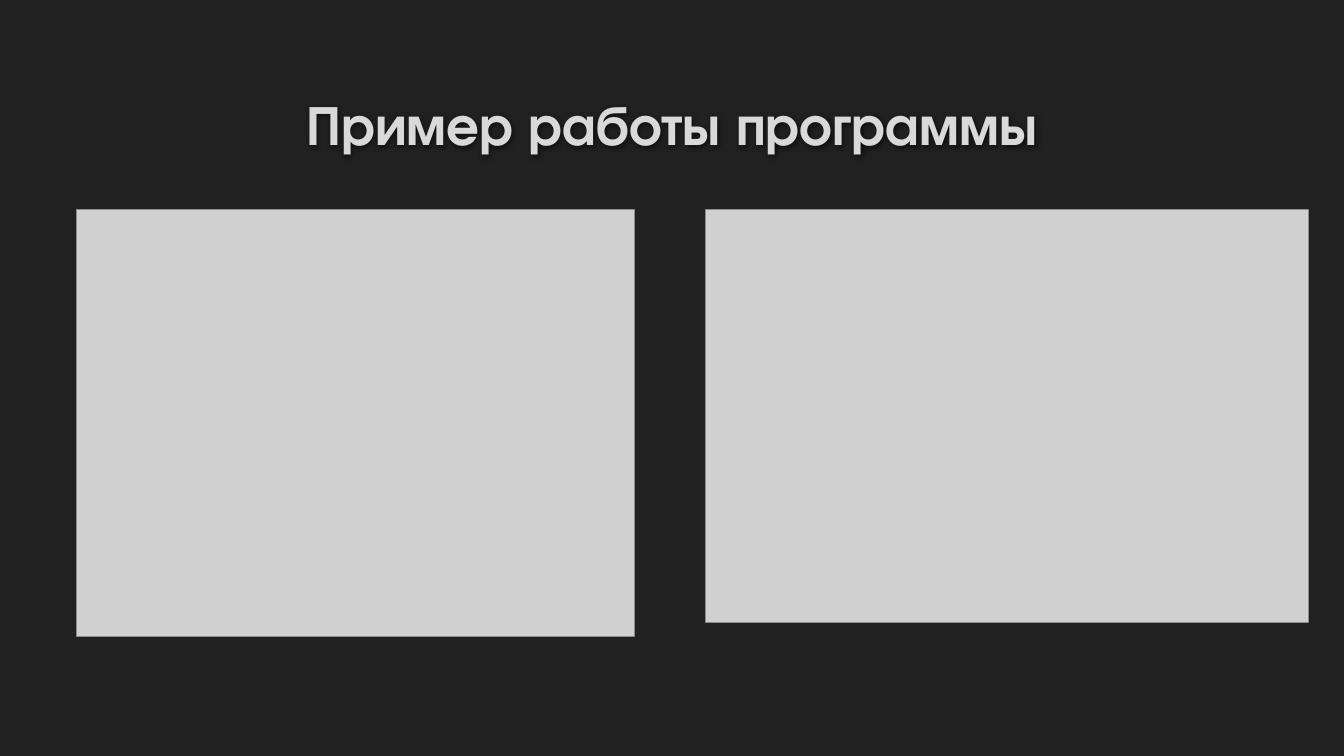
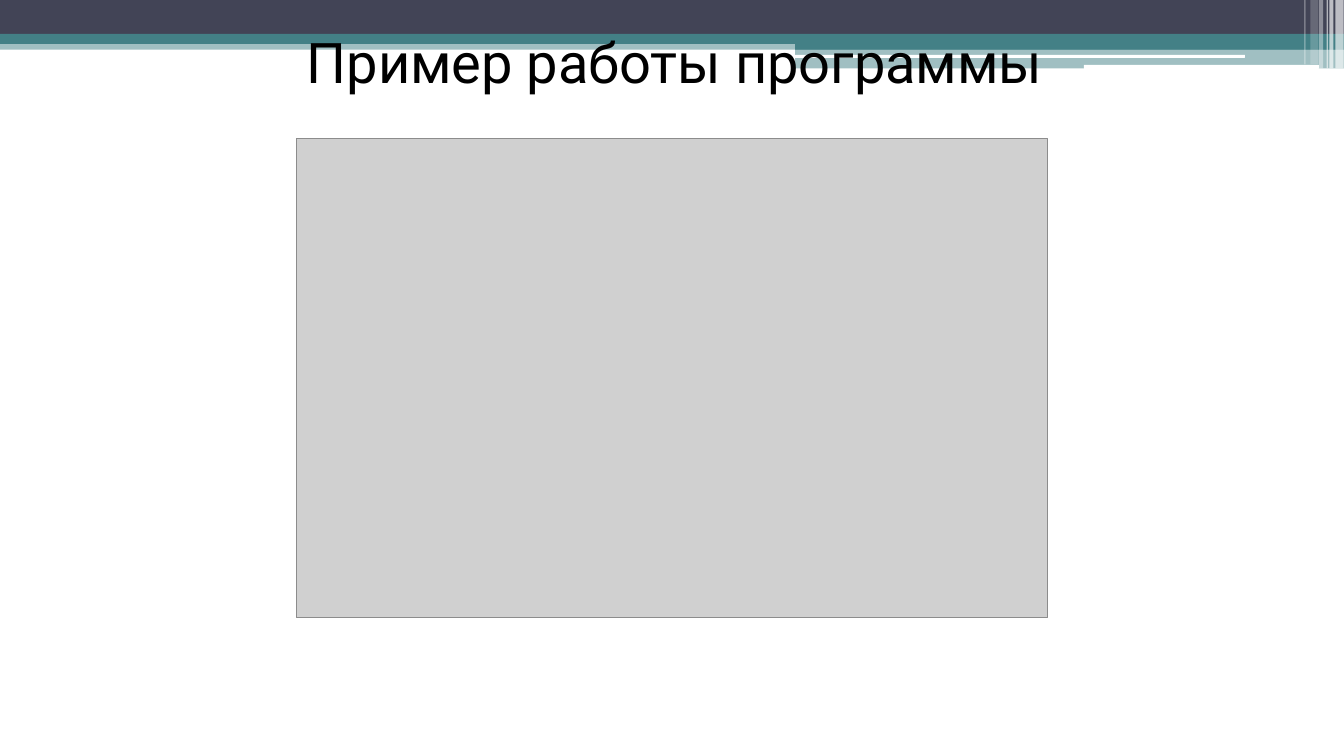
Before and after one commit to prog-kkkmt/p1-17, a slide deck: slide 5 of Курсовая/презентация.pptx. Drawn at 1344x756 pixels with LibreOffice and Linux fonts; fonts in the diff are those of the drawing; grey boxes stand for pictures; background and template pictures are left out. Boxes give left, top, right and bottom in pixels: in the first picture for what was removed or moved away, otherwise in the second. Text is boxed around its words. In the diff, an @@ line names an element or a change of style, - is before the commit and + after.

```diff
--- a/Курсовая/презентация.pptx
+++ b/Курсовая/презентация.pptx
@@ background #212121 to #FFFFFF @@
@@ rectangle added at <box>0,0,1344,34</box>, fill #424456 @@
@@ title "Пример работы программы": place and size @@
-title "Пример работы программы" at <box>307,107,1037,155</box>
+title "Пример работы программы" at <box>307,32,1042,97</box>
@@ title "Пример работы программы" at <box>307,32,1042,97</box>: font TeX Gyre Adventor to Roboto, text colour #D9D9D9 to #000000, bold off; vertical alignment bottom to middle @@
@@ rectangle added at <box>1305,0,1306,65</box>, fill #FFFFFF at 30% opacity @@
@@ rectangle added at <box>1311,0,1319,65</box>, fill #FFFFFF at 20% opacity @@
@@ rectangle added at <box>1320,0,1324,69</box>, fill #FFFFFF at 40% opacity @@
@@ rectangle added at <box>1327,0,1328,69</box>, fill #FFFFFF at 60% opacity @@
@@ rectangle added at <box>1330,0,1334,69</box>, fill #FFFFFF at 65% opacity @@
@@ rectangle added at <box>1336,0,1344,69</box>, fill #FFFFFF at 65% opacity @@
@@ rectangle added at <box>0,40,1344,49</box>, fill #438086 at 50% opacity @@
@@ rectangle added at <box>0,34,1344,44</box>, fill #438086 @@
@@ rounded rectangle added at <box>795,54,1245,57</box>, fill #FFFFFF @@
@@ rectangle added at <box>796,39,1344,49</box>, fill #438086 @@
@@ rectangle added at <box>796,48,1344,69</box>, fill #438086 at 50% opacity @@
@@ rounded rectangle added at <box>1084,65,1319,69</box>, fill #FFFFFF @@
@@ picture: place and size @@
-picture at <box>706,210,1309,623</box>
+picture at <box>296,138,1048,618</box>
@@ picture removed at <box>77,210,634,637</box> @@
```
Also in this commit, not shown: 5 other slides changed, 1 other file.
